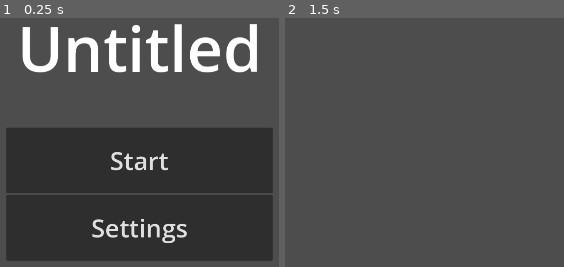
Above: before the commit, frames 1-2 (left to right).
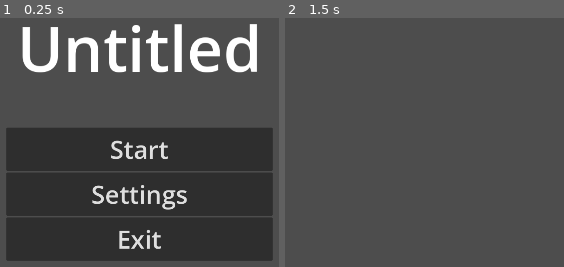
Above: after the commit, the same moments.

Repository: jcheatum/LD56
Game: Godot game, scene res://assets/main/main.tscn
Two runs of this game, one before a commit and one after it. Both use one fixed random seed, a clock stepped at 60 frames per second and the inputs below.
Inputs:
- Up to frame 1 (0.25 s): no input
- Up to frame 2 (1.5 s): click "Start" at 0.5 s; tap Enter at 1.25 s

The runs differ from the first frame. In frame 1, 5.1% of the frame differs, in the area x 2-98%, y 48-93%; in frame 2, nothing differs.

Commit message:
Add Exit button

Diff:
--- a/assets/main_menu/main_menu.gd
+++ b/assets/main_menu/main_menu.gd
@@ -20,3 +20,7 @@
 func _on_settings_pressed():
 	self.hide()
 	emit_signal("open_settings")
+
+
+func _on_exit_pressed():
+	get_tree().quit()
--- a/assets/main_menu/main_menu.tscn
+++ b/assets/main_menu/main_menu.tscn
@@ -44,5 +44,13 @@
 theme_override_font_sizes/font_size = 60
 text = "Settings"
 
+[node name="Exit" type="Button" parent="ButtonsContainer"]
+layout_mode = 2
+size_flags_horizontal = 3
+size_flags_vertical = 3
+theme_override_font_sizes/font_size = 60
+text = "Exit"
+
 [connection signal="pressed" from="ButtonsContainer/Start" to="." method="_on_start_pressed"]
 [connection signal="pressed" from="ButtonsContainer/Settings" to="." method="_on_settings_pressed"]
+[connection signal="pressed" from="ButtonsContainer/Exit" to="." method="_on_exit_pressed"]
